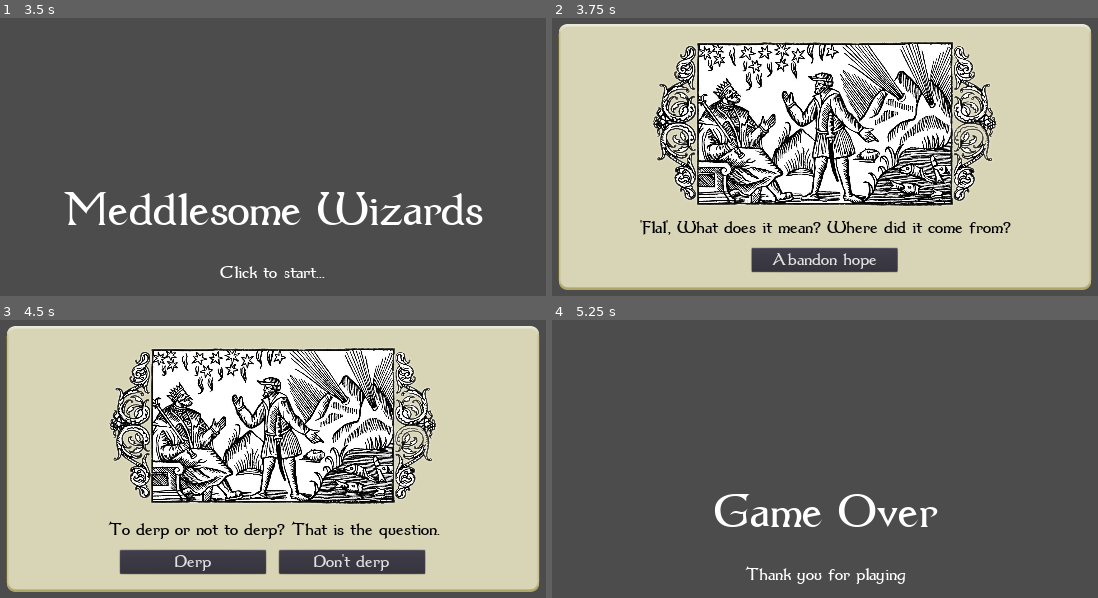
Above: before the commit, frames 1-4 (two rows, left to right).
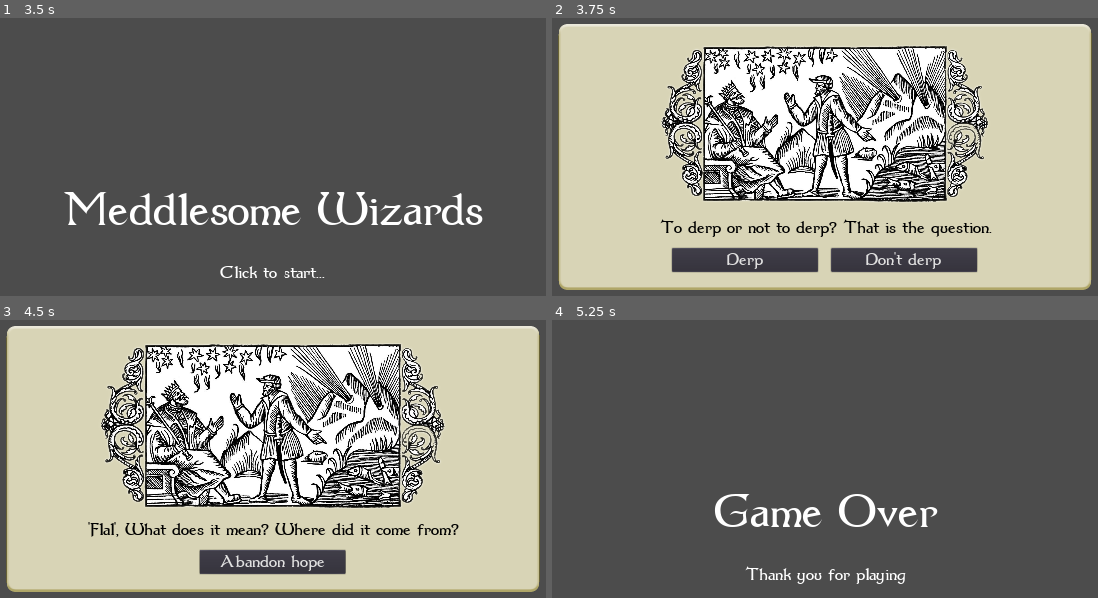
Above: after the commit, the same moments.

Repository: wilbefast/MeddlesomeMages
Game: Godot game, scene res://scenes/Main.tscn
Two runs of this game, one before a commit and one after it. Both use one fixed random seed, a clock stepped at 60 frames per second and the inputs below.
Inputs (mouse positions are in pixels of both pictures, inside the frame that each line leads up to):
- Up to frame 1 (3.5 s): tap Enter at 0.5 s; click (273, 232) at 0.67 s; click "Abandon hope" at 1.25 s; click "Derp" at 2 s; tap Space at 2.75 s; move the mouse to (273, 232) at 2.77 s; click (273, 232) at 2.92 s
- Up to frame 2 (3.75 s): tap Enter at 3.5 s; move the mouse to (906, 131) at 3.52 s; click (906, 131) at 3.67 s
- Up to frame 3 (4.5 s): click "Abandon hope" (after the commit: "Don't derp") at 4.25 s
- Up to frame 4 (5.25 s): click "Derp" (after the commit: "Abandon hope") at 5 s

Frame 1 is identical in both runs. In frame 2, 25% of the frame differs, in the area x 16-85%, y 8-92%; in frame 3, 25%; in frame 4, nothing differs.

Commit message:
moved all references to attribute names to Database.gd, this script now also generates the initial randomised dilemma list

Diff:
--- a/GodotProject/resources/Database.gd
+++ b/GodotProject/resources/Database.gd
@@ -1,11 +1,12 @@
 extends Node
 
-# List of attributes
-# - domination
-# - immortality
-# - knowledge
-# - justice
-# - sensation
+var attributes = [
+	"domination",
+	"immortality",
+	"knowledge",
+	"justice",
+	"sensation"
+]
 
 var dilemmas = [
 	DilemmaData.new({
@@ -43,3 +44,16 @@
 		]
 	})
 ]
+
+func get_initial_attributes():
+	var result = {}
+	for a in attributes:
+		result[a] = 0
+	return result
+
+func get_initial_dilemmas():
+	var result = []
+	for d in dilemmas:
+		result.push_back(d)
+	result.shuffle()
+	return result
--- a/GodotProject/scripts/Main.gd
+++ b/GodotProject/scripts/Main.gd
@@ -1,14 +1,8 @@
 extends Node
 
 var chosen_options : Array = []
-var attributes = {
-	"domination" : 0,
-	"immortality" : 0,
-	"knowledge" : 0,
-	"justice" : 0,
-	"sensation" : 0
-}
-var dilemmas : Array = []
+var attributes : Dictionary
+var dilemmas : Array
 
 func _ready():
 	$Dilemma.hide()
@@ -20,9 +14,8 @@
 
 func start_game():
 	# update model
-	for d in Database.dilemmas:
-		dilemmas.push_back(d)
-	dilemmas.shuffle()
+	attributes = Database.get_initial_attributes()
+	dilemmas = Database.get_initial_dilemmas()
 
 	# update view
 	$Title.hide()
@@ -32,9 +25,6 @@
 func restart():
 	# update model
 	chosen_options.clear()
-	for key in attributes:
-		attributes[key] = 0
-	dilemmas.clear()
 
 	# update view
 	$GameOver.hide()
